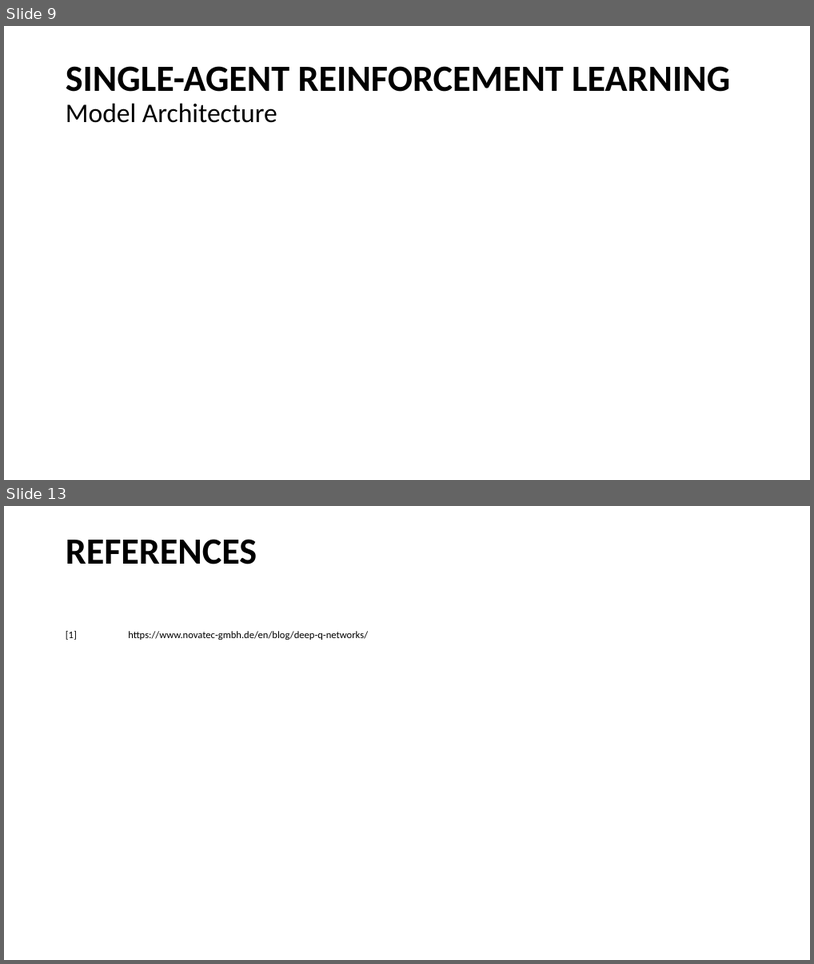
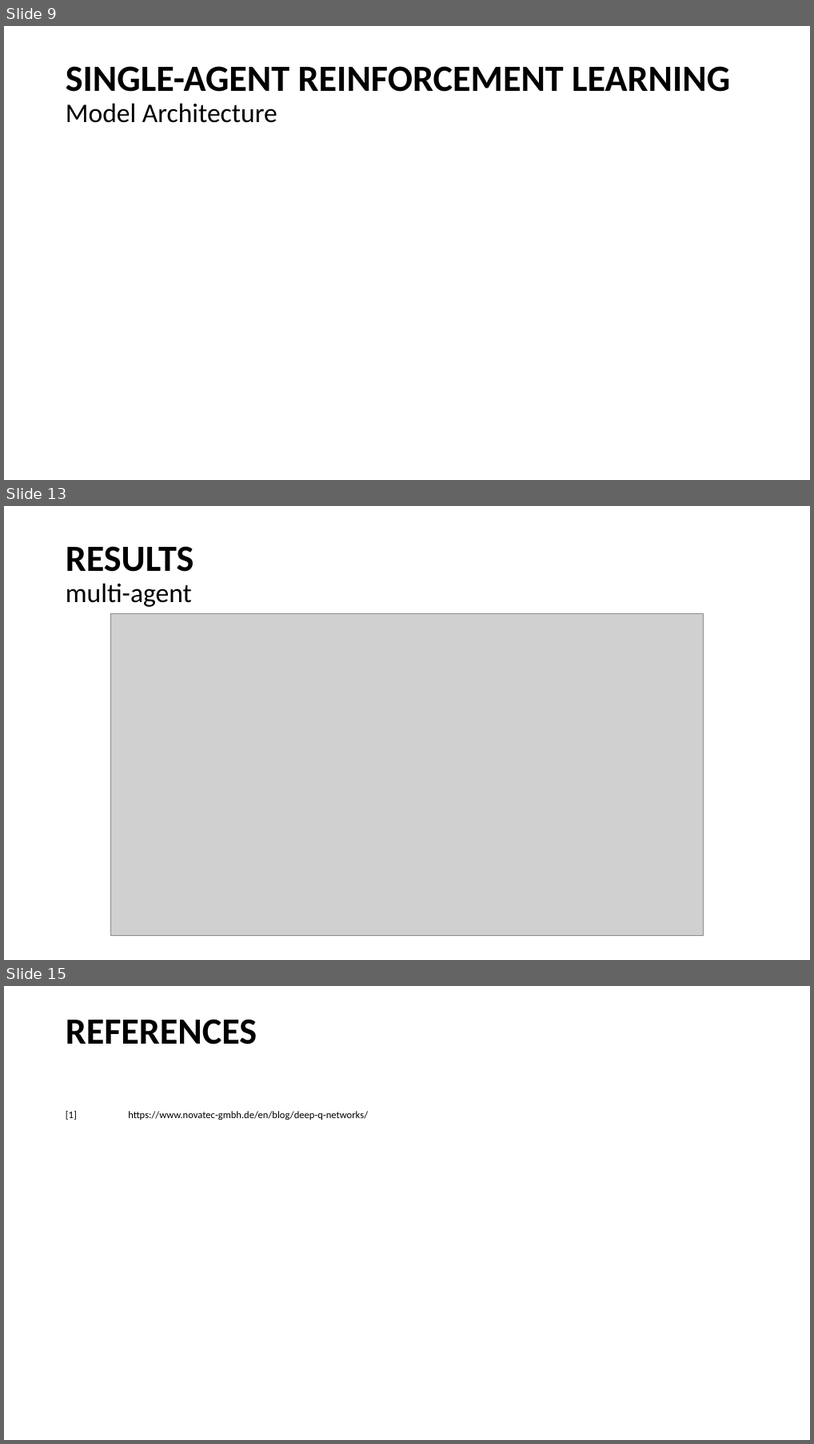
Before and after one commit to n-bzy/MAPP, a slide deck: MAPP_Project_Presentation.pptx. Shown one above the other, each under a label of ours: slides 9 and 13 before the commit, slides 9, 13 and 15 after it; the slides between them are not shown. The pictures are 814x964 and 814x1444 pixels, drawn with LibreOffice and Linux fonts; fonts in the diff are those of the drawing; grey boxes stand for pictures. Boxes give left, top, right and bottom in pixels: in the first picture for what was removed or moved away, otherwise in the second. Text is boxed around its words. In the diff, an @@ line names an element or a change of style, - is before the commit and + after.

Commit message:
added MARL and Results

```diff
--- a/MAPP_Project_Presentation.pptx
+++ b/MAPP_Project_Presentation.pptx
@@ slide 13 added at (4, 506, 810, 960), background #FFFFFF @@
@@ title added at (66, 546, 194, 607), 32 pt, text #000000 @@
+RESULTS
+multi-agent
@@ picture added at (110, 614, 704, 936) @@
@@ what was slide 13 is now slide 15 @@
```
Also in this commit, not shown: 3 slides changed, 1 other slide added.
